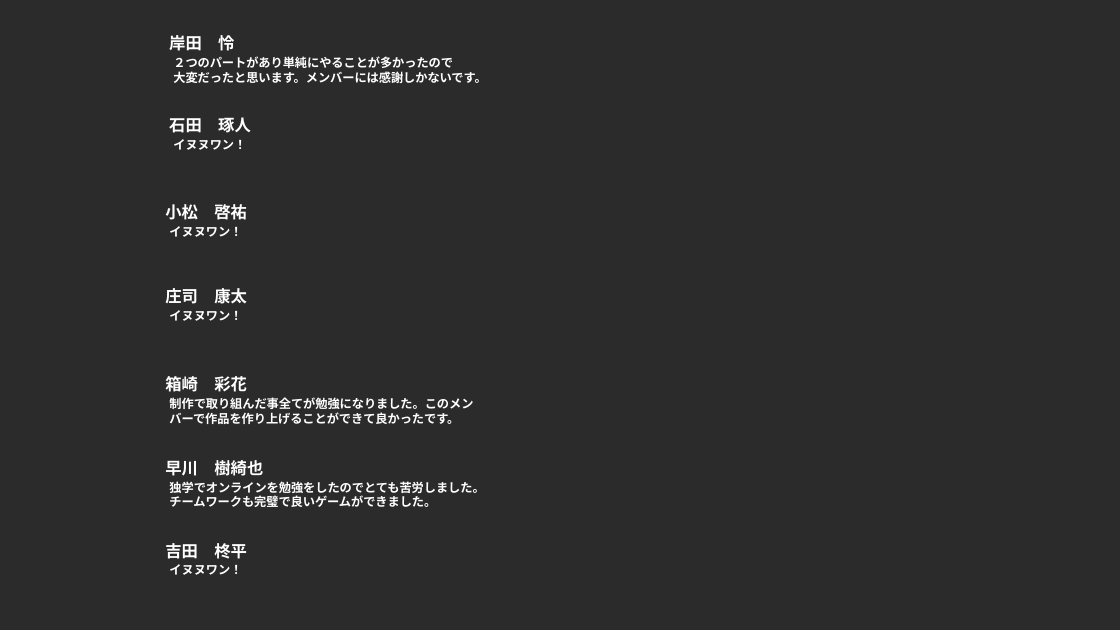
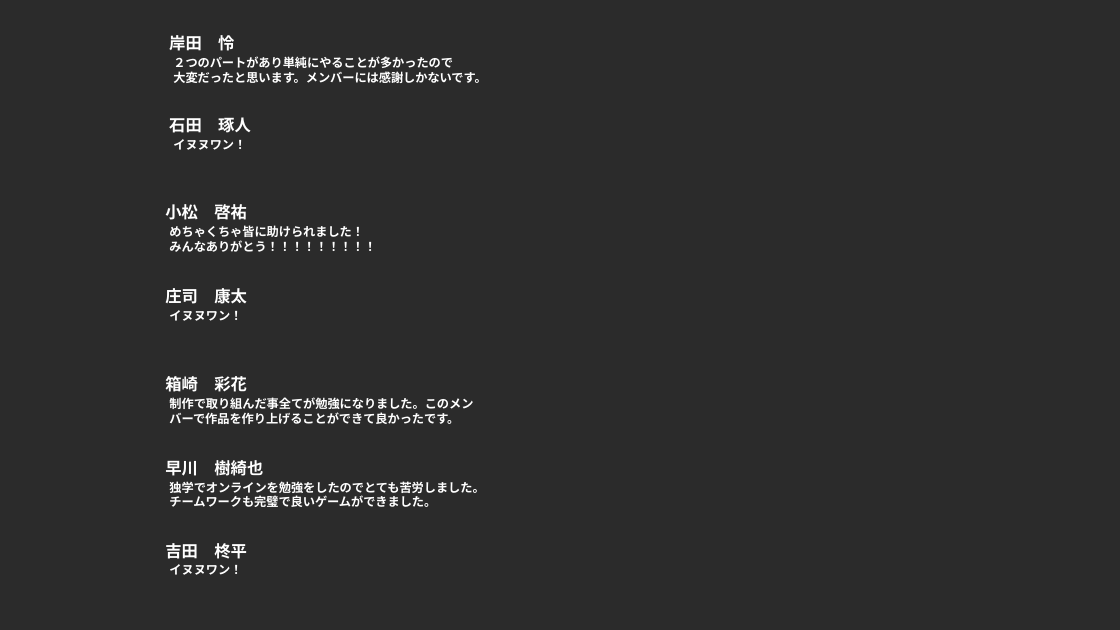
Before and after one commit to ReiKishida/KishidaStudio_Front_Line, a slide deck: slide 1 of パッケージにひとこと.pptx. Drawn at 1120x630 pixels with LibreOffice and Linux fonts; fonts in the diff are those of the drawing; background and template pictures are left out; a plain dark background stands for a picture behind light text. Boxes give left, top, right and bottom in pixels: in the first picture for what was removed or moved away, otherwise in the second. Text is boxed around its words. In the diff, an @@ line names an element or a change of style, - is before the commit and + after.

Commit message:
ひとこと更新

```diff
--- a/パッケージにひとこと.pptx
+++ b/パッケージにひとこと.pptx
@@ text removed at (x1=169, y1=226, x2=242, y2=237) @@
-イヌヌワン！
@@ text added at (x1=169, y1=225, x2=376, y2=252), 10.5 pt, text #FFFFFF, bold @@
+めちゃくちゃ皆に助けられました！
+みんなありがとう！！！！！！！！！
```
